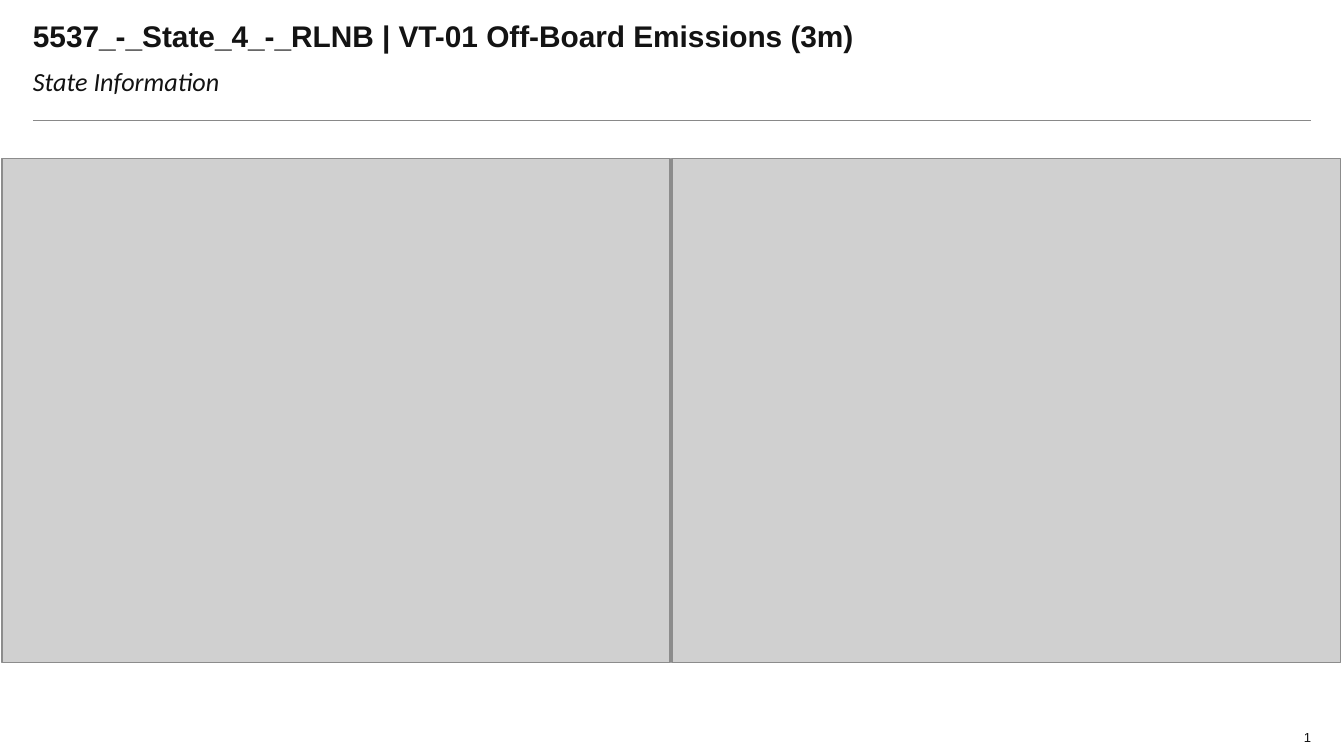
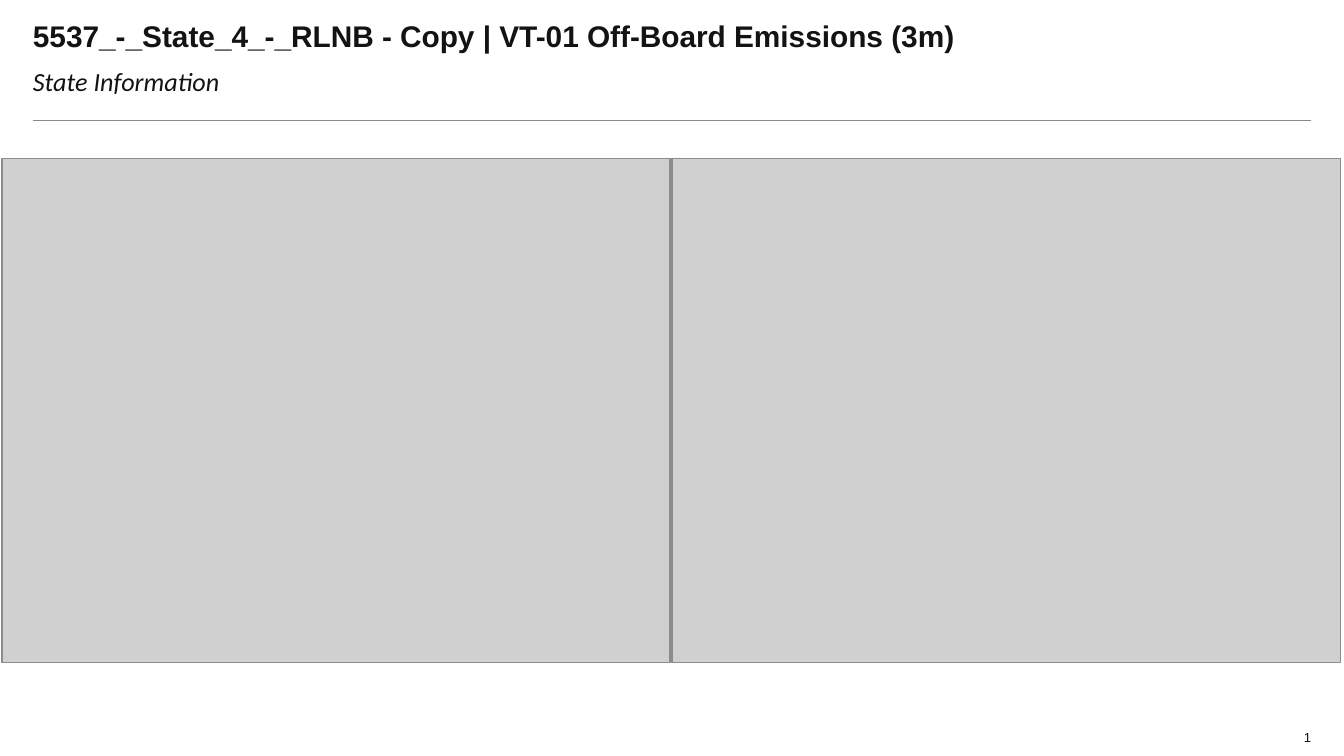
Before and after one commit to Laurapaws/graphGrabber, a slide deck: slide 1 of newDeck.pptx. Drawn at 1344x756 pixels with LibreOffice and Linux fonts; fonts in the diff are those of the drawing; grey boxes stand for pictures; background and template pictures are left out. Boxes give left, top, right and bottom in pixels: in the first picture for what was removed or moved away, otherwise in the second. Text is boxed around its words. In the diff, an @@ line names an element or a change of style, - is before the commit and + after.

```diff
--- a/newDeck.pptx
+++ b/newDeck.pptx
@@ title at (33,25,954,52): text changed @@
-5537_-_State_4_-_RLNB | VT-01 Off-Board Emissions (3m)
+5537_-_State_4_-_RLNB - Copy | VT-01 Off-Board Emissions (3m)
```
Also in this commit, not shown: 5 other slides changed, 1 slide added, 1 slide removed, 4 other files.
